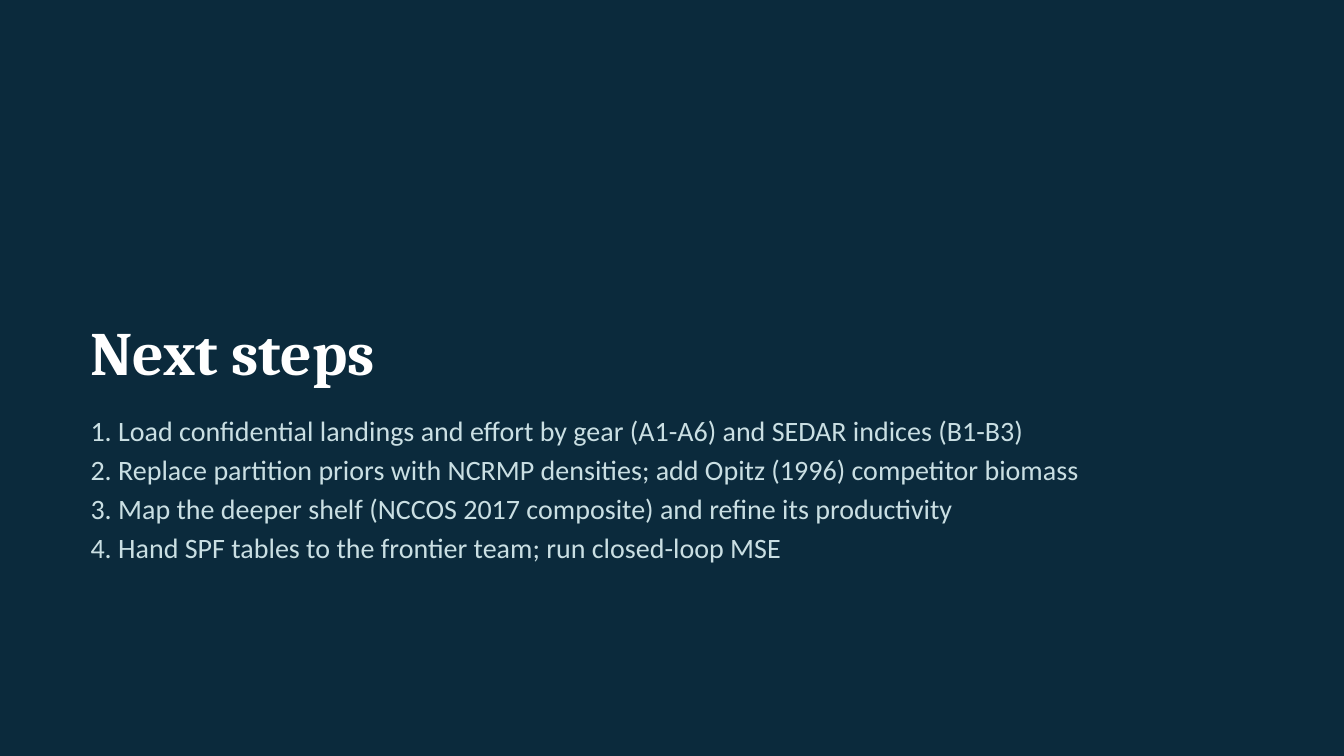
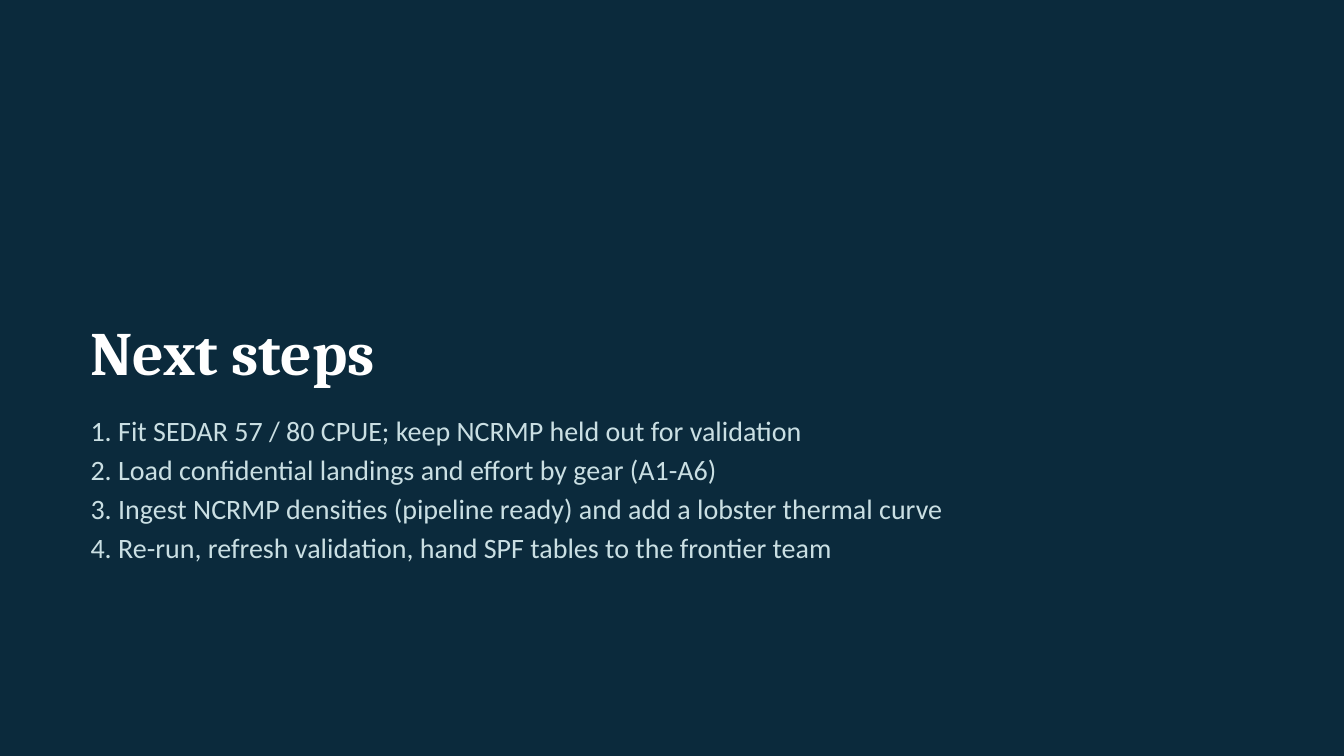
Before and after one commit to mattwoodstock/CaribTrophicTransfer, a slide deck: slide 34 of docs/presentation/CaribTTM_StCroix_Trap.pptx (slide 28 before the commit). Drawn at 1344x756 pixels with LibreOffice and Linux fonts; fonts in the diff are those of the drawing. Boxes give left, top, right and bottom in pixels: in the first picture for what was removed or moved away, otherwise in the second. Text is boxed around its words. In the diff, an @@ line names an element or a change of style, - is before the commit and + after.

```diff
--- a/docs/presentation/CaribTTM_StCroix_Trap.pptx
+++ b/docs/presentation/CaribTTM_StCroix_Trap.pptx
@@ text at (91,421,942,562): text changed @@
-1. Load confidential landings and effort by gear (A1-A6) and SEDAR indices (B1-B3)
-2. Replace partition priors with NCRMP densities; add Opitz (1996) competitor biomass
-3. Map the deeper shelf (NCCOS 2017 composite) and refine its productivity
-4. Hand SPF tables to the frontier team; run closed-loop MSE
+1. Fit SEDAR 57 / 80 CPUE; keep NCRMP held out for validation
+2. Load confidential landings and effort by gear (A1-A6)
+3. Ingest NCRMP densities (pipeline ready) and add a lobster thermal curve
+4. Re-run, refresh validation, hand SPF tables to the frontier team
```
Also in this commit, not shown: 11 other slides changed, 6 slides added, 1 other file.
